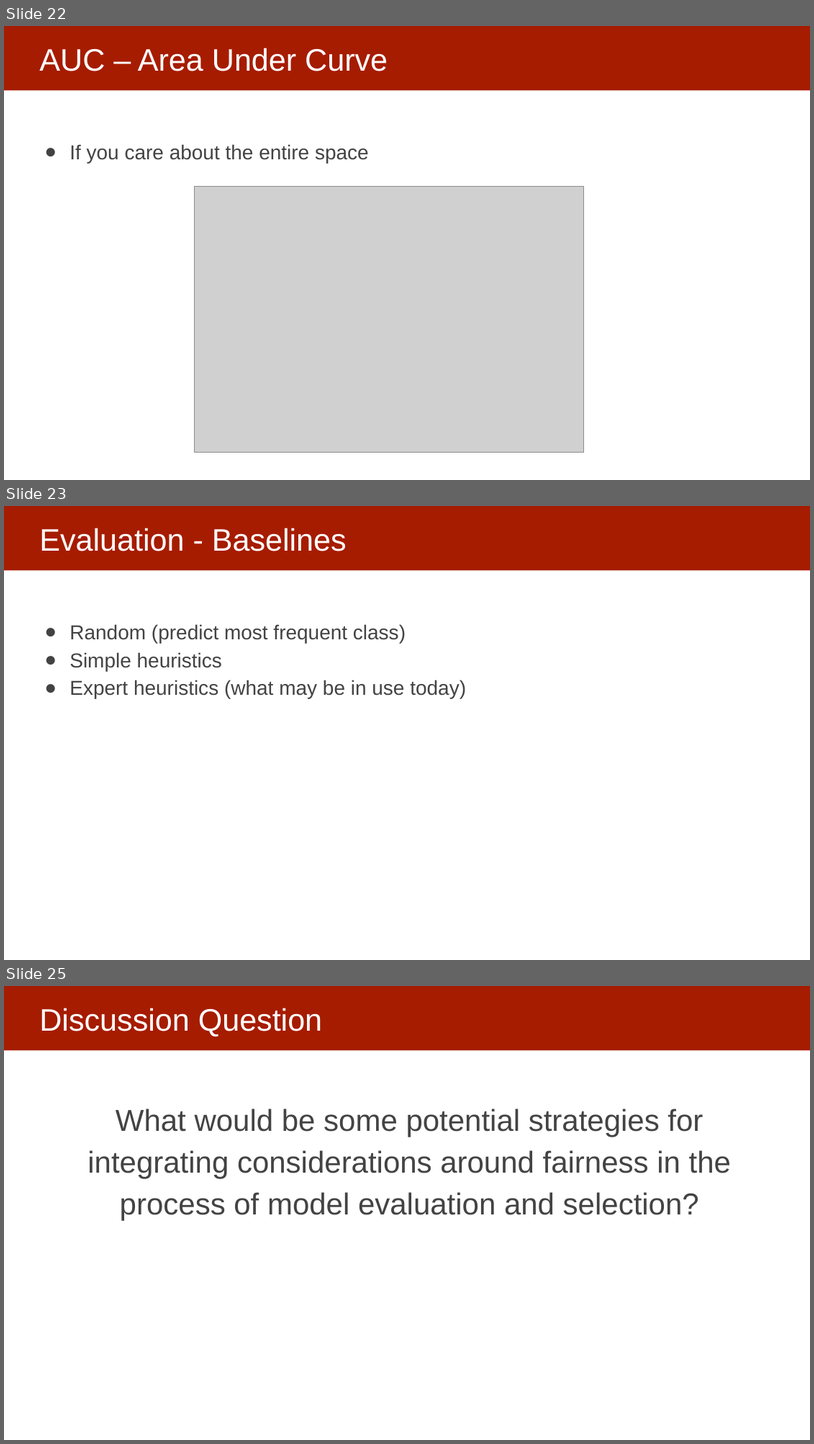
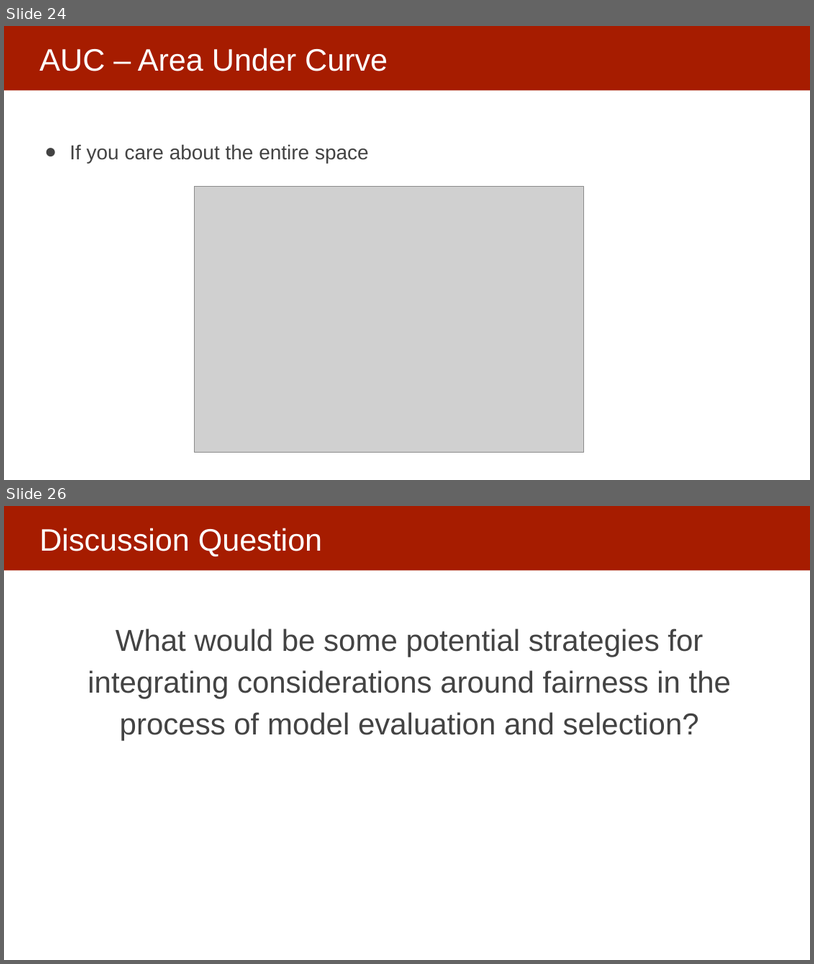
Before and after one commit to dssg/mlforpublicpolicylab, a slide deck: Lectures/10-model-selection-and-validation-part-1.pptx. Shown one above the other, each under a label of ours: slides 22, 23 and 25 before the commit, slides 24 and 26 after it; the slides between them are not shown. The pictures are 814x1444 and 814x964 pixels, drawn with LibreOffice and Linux fonts; fonts in the diff are those of the drawing; grey boxes stand for pictures. Boxes give left, top, right and bottom in pixels: in the first picture for what was removed or moved away, otherwise in the second. Text is boxed around its words. In the diff, an @@ line names an element or a change of style, - is before the commit and + after.

```diff
--- a/Lectures/10-model-selection-and-validation-part-1.pptx
+++ b/Lectures/10-model-selection-and-validation-part-1.pptx
@@ slide 23 removed at (4, 506, 810, 960), background #FFFFFF; not listed: 1 template element that a slide beside it also shows @@
@@ title removed at (39, 528, 347, 551) @@
-Evaluation - Baselines
@@ text removed at (70, 624, 466, 698) @@
-● Random (predict most frequent class)
-● Simple heuristics
-● Expert heuristics (what may be in use today)
@@ what was slide 22 is now slide 24 @@
@@ what was slide 25 is now slide 26 @@
```
Also in this commit, not shown: 5 slides changed, 2 slides added.
